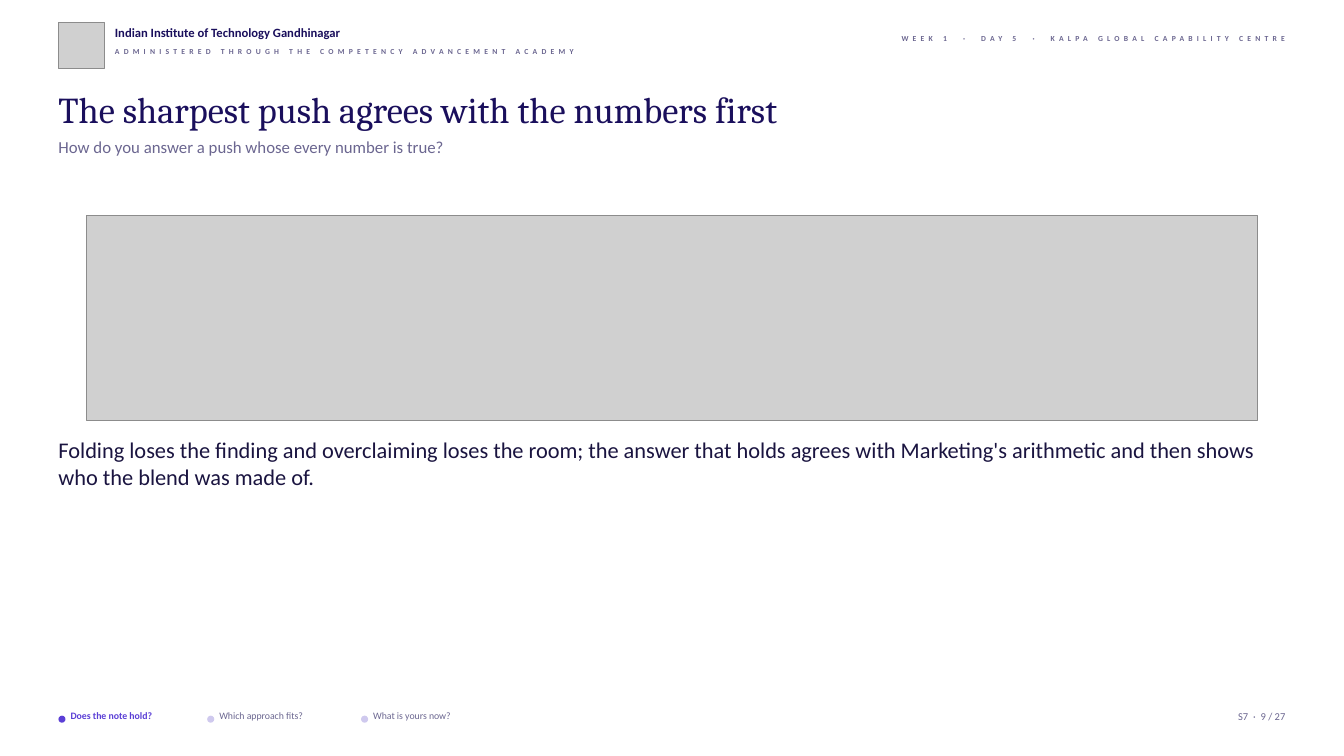
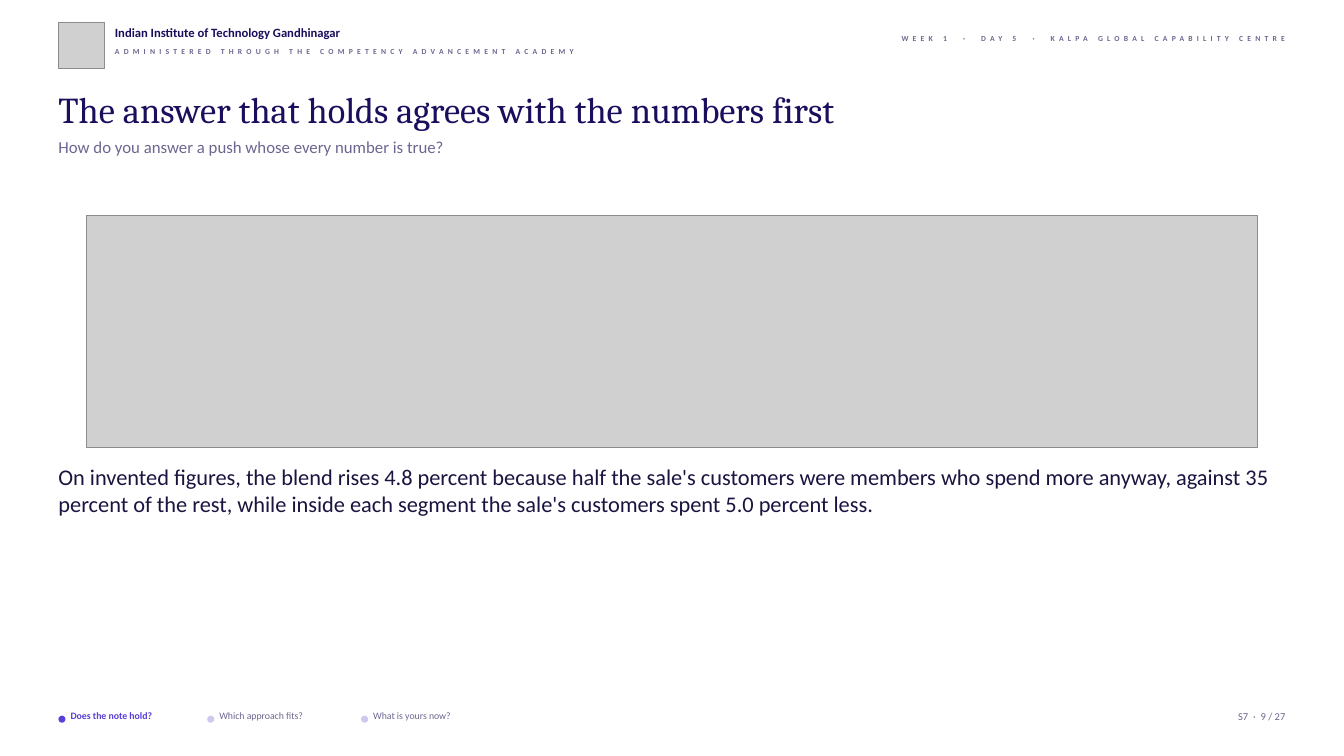
Before and after one commit to fde-academy-lab/c2-content-factory, a slide deck: slide 9 of content/W01/D5/slides/C2_W01_D05_rehearsal_STUDENT.pptx. Drawn at 1344x756 pixels with LibreOffice and Linux fonts; fonts in the diff are those of the drawing; grey boxes stand for pictures; background and template pictures are left out. Boxes give left, top, right and bottom in pixels: in the first picture for what was removed or moved away, otherwise in the second. Text is boxed around its words. In the diff, an @@ line names an element or a change of style, - is before the commit and + after.

```diff
--- a/content/W01/D5/slides/C2_W01_D05_rehearsal_STUDENT.pptx
+++ b/content/W01/D5/slides/C2_W01_D05_rehearsal_STUDENT.pptx
@@ text at (58, 97, 834, 131): text changed @@
-The sharpest push agrees with the numbers first
+The answer that holds agrees with the numbers first
@@ picture: place and size @@
-picture at (86, 216, 1257, 420)
+picture at (86, 216, 1257, 448)
@@ text at (58, 469, 1268, 516): text changed @@
-Folding loses the finding and overclaiming loses the room; the answer that holds agrees with Marketing's arithmetic and then shows who the blend was made of.
+On invented figures, the blend rises 4.8 percent because half the sale's customers were members who spend more anyway, against 35 percent of the rest, while inside each segment the sale's customers spent 5.0 percent less.
```
Also in this commit, not shown: 16 other slides changed, 4 other files.
